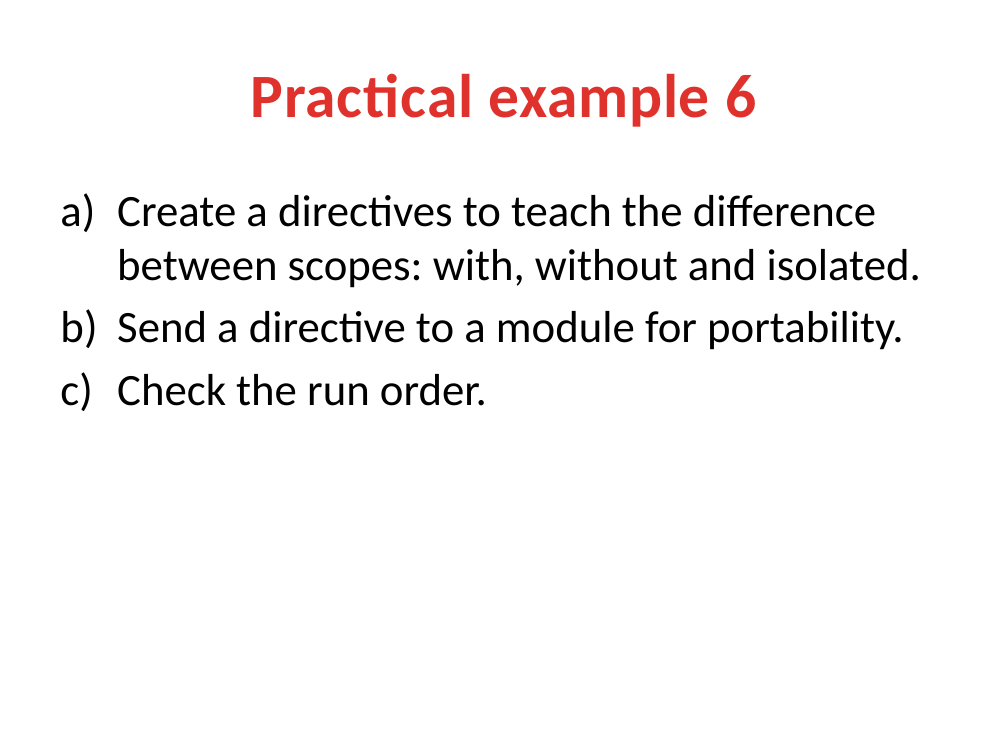
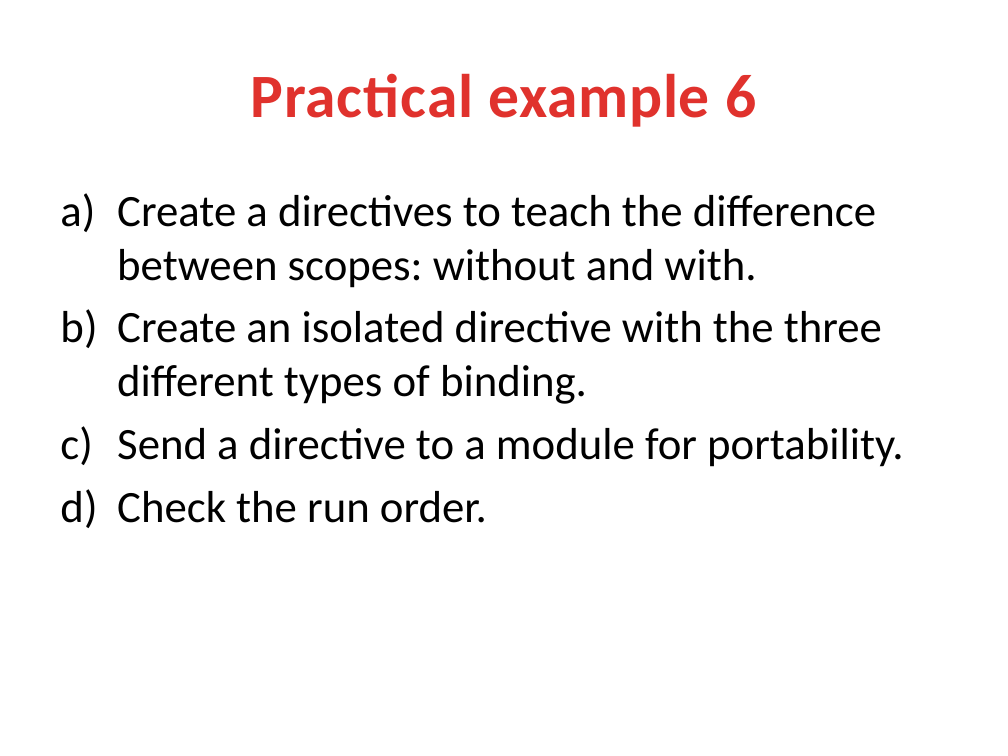
Before and after one commit to lhkingkong/angularjs-taller, a slide deck: slide 33 of material/AngularJS Taller.pptx. Drawn at 1008x756 pixels with LibreOffice and Linux fonts; fonts in the diff are those of the drawing. Boxes give left, top, right and bottom in pixels: in the first picture for what was removed or moved away, otherwise in the second. Text is boxed around its words. In the diff, an @@ line names an element or a change of style, - is before the commit and + after.

Commit message:
Add directives practice

```diff
--- a/material/AngularJS Taller.pptx
+++ b/material/AngularJS Taller.pptx
@@ text at [117,195,882,404]: text changed @@
-a) Create a directives to teach the difference between scopes: with, without and isolated.
+a) Create a directives to teach the difference between scopes: without and with.
+b) Create an isolated directive with the three different types of binding.
```
Also in this commit, not shown: 1 other slide changed, 1 slide added, 17 other files.
